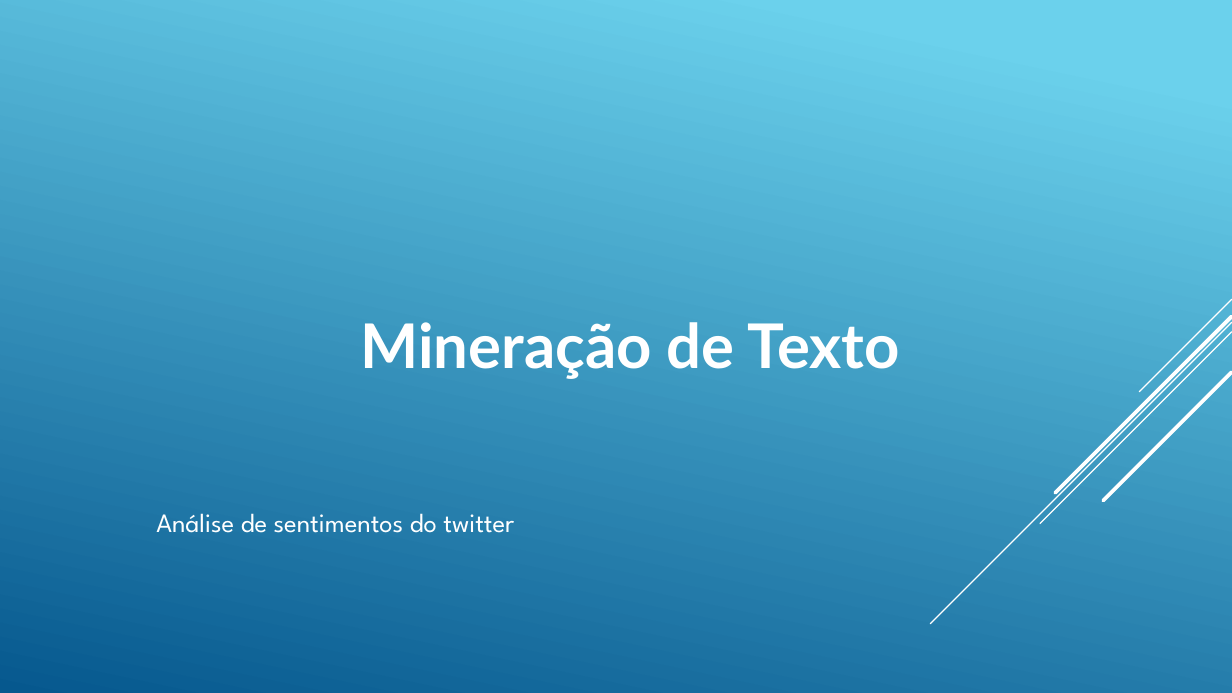
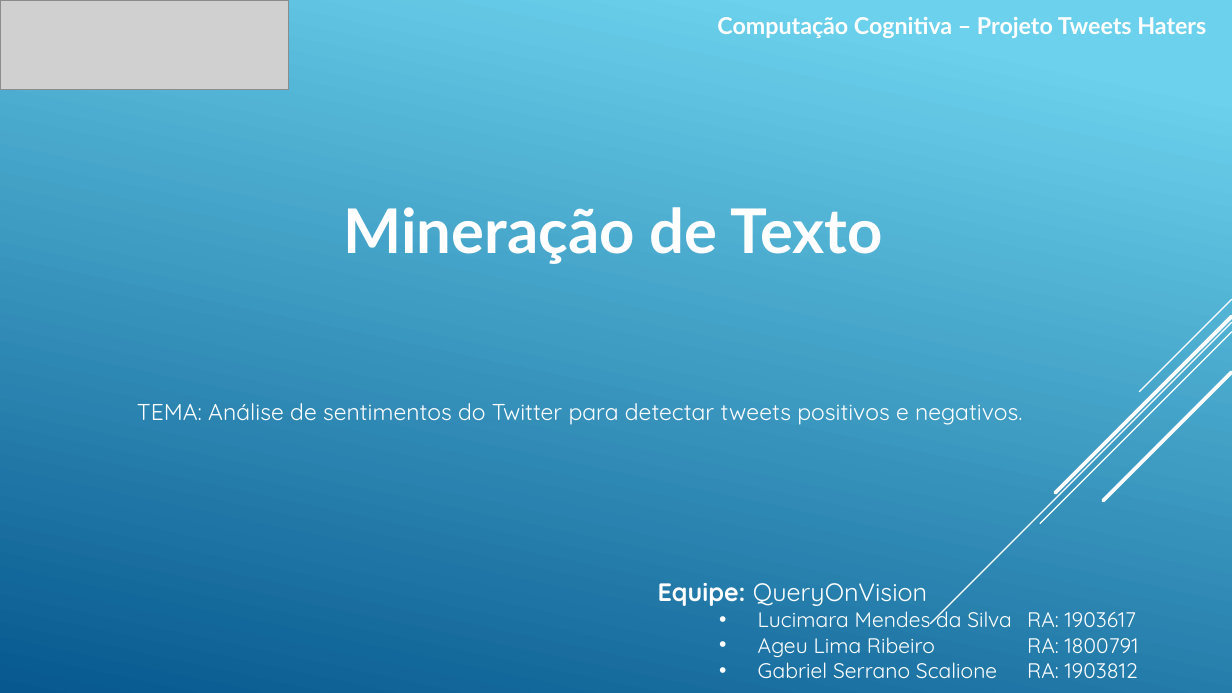
Before and after one commit to gabrielscalione/FaculdadeImpacta, a slide deck: slide 1 of BancoDados/4_Semestre/ComputacaoCognitiva/ACs/PROJETO/Mineração de Texto.pptx. Drawn at 1232x693 pixels with LibreOffice and Linux fonts; fonts in the diff are those of the drawing; grey boxes stand for pictures. Boxes give left, top, right and bottom in pixels: in the first picture for what was removed or moved away, otherwise in the second. Text is boxed around its words. In the diff, an @@ line names an element or a change of style, - is before the commit and + after.

```diff
--- a/BancoDados/4_Semestre/ComputacaoCognitiva/ACs/PROJETO/Mineração de Texto.pptx
+++ b/BancoDados/4_Semestre/ComputacaoCognitiva/ACs/PROJETO/Mineração de Texto.pptx
@@ picture added at [0, 0, 288, 90] @@
@@ text added at [717, 17, 1206, 38], 13.6 pt, text #FFFFFF, bold @@
+Computação Cognitiva – Projeto Tweets Haters
@@ text "Mineração de Texto": place and size @@
-text "Mineração de Texto" at [361, 322, 900, 379]
+text "Mineração de Texto" at [344, 207, 883, 264]
@@ text at [137, 403, 1022, 425]: text changed; size 15.5 to 13.4 pt; font League Spartan to Quicksand @@
-Análise de sentimentos do twitter
+TEMA: Análise de sentimentos do Twitter para detectar tweets positivos e negativos.
@@ text added at [658, 583, 1139, 678], 12.3 pt, text #FFFFFF @@
+Equipe: QueryOnVision
+  • Lucimara Mendes da Silva RA: 1903617
+  • Ageu Lima Ribeiro RA: 1800791
+  • Gabriel Serrano Scalione RA: 1903812
```
Also in this commit, not shown: 3 other slides changed, 2 slides added, 8 other files.
